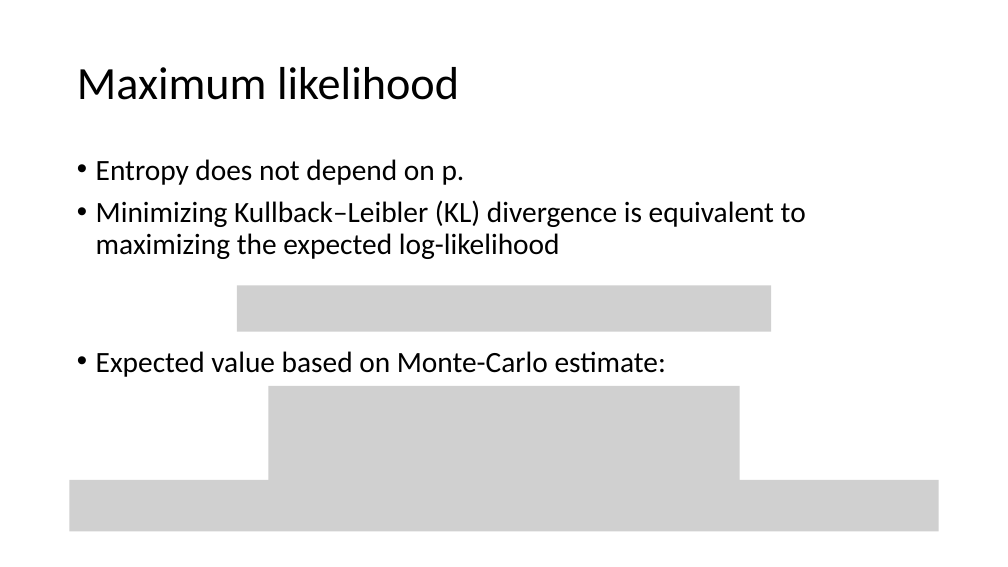
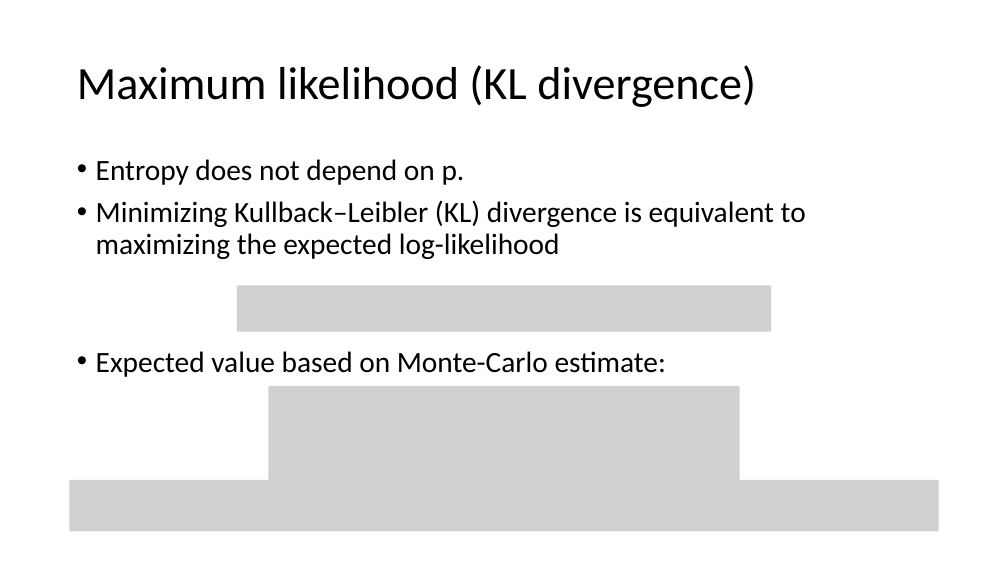
Before and after one commit to nguyenduyhanlam/Probabilistic_Graphical_Models, a slide deck: slide 13 of NguyenDuyHanLam_196005004/baocao.pptx. Drawn at 1008x567 pixels with LibreOffice and Linux fonts; fonts in the diff are those of the drawing; grey boxes stand for pictures. Boxes give left, top, right and bottom in pixels: in the first picture for what was removed or moved away, otherwise in the second. Text is boxed around its words. In the diff, an @@ line names an element or a change of style, - is before the commit and + after.

```diff
--- a/NguyenDuyHanLam_196005004/baocao.pptx
+++ b/NguyenDuyHanLam_196005004/baocao.pptx
@@ title at box(77, 65, 756, 107): text changed @@
-Maximum likelihood
+Maximum likelihood (KL divergence)
```
Also in this commit, not shown: 4 other slides changed, 3 slides added, 1 slide removed, 1 other file.
